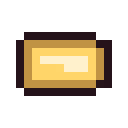
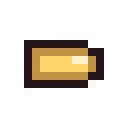
Layered file, before and after one edit (128px x 128px). Changes by layer:
painted on "Layer 6" over left=16, top=32, right=112, bottom=96
painted on "Layer 5" over left=40, top=56, right=88, bottom=72
painted on "Layer 4" over left=32, top=48, right=96, bottom=80
painted on "Layer 2" over left=88, top=32, right=104, bottom=48
painted on "Layer 1" over left=16, top=32, right=112, bottom=96
